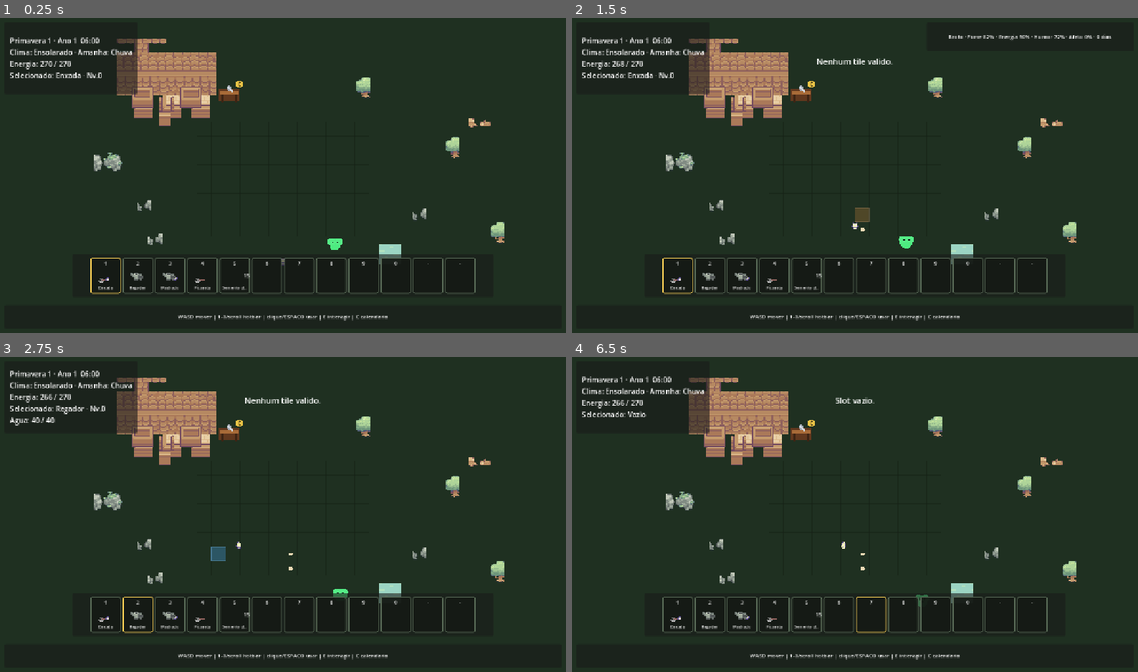
Above: before the commit, frames 1-4 (two rows, left to right).
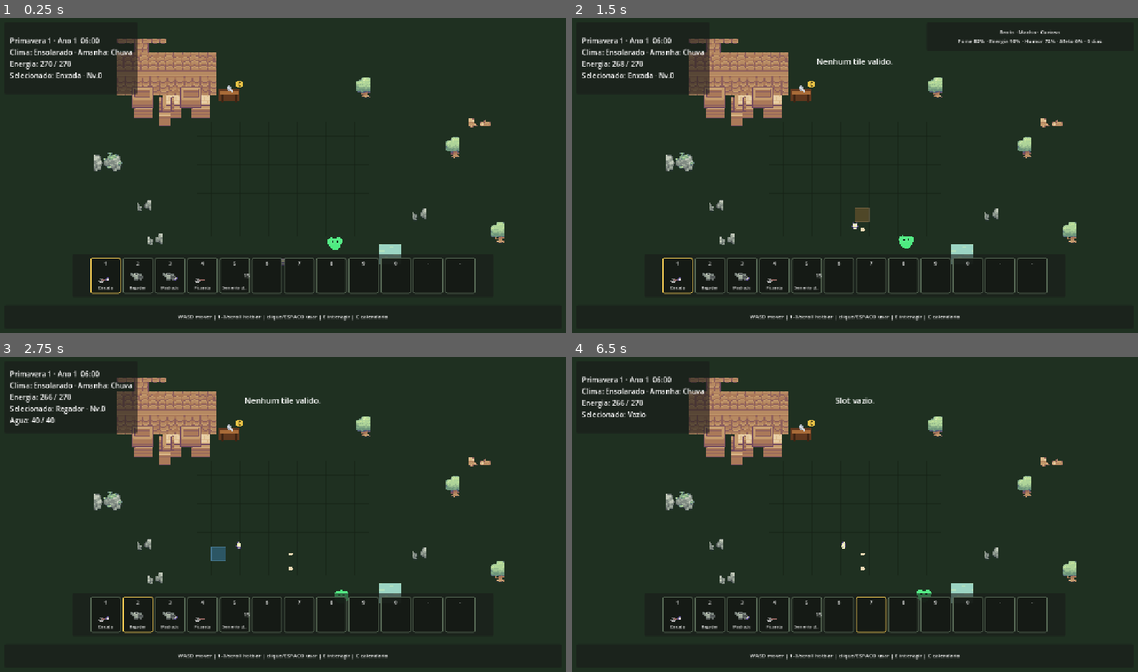
Above: after the commit, the same moments.

Repository: HelioConde/GameSlime
Game: Godot game, scene res://scenes/world/main.tscn
Two runs of this game, one before a commit and one after it. Both use one fixed random seed, a clock stepped at 60 frames per second and the inputs below.
Inputs (mouse positions are in pixels of both pictures, inside the frame that each line leads up to):
- Up to frame 1 (0.25 s): no input
- Up to frame 2 (1.5 s): tap Enter at 0.5 s; move the mouse to (826, 238) at 0.52 s; hold W from 0.53 s (still down); tap E at 0.6 s; click (826, 238) at 0.67 s; tap Space at 0.77 s; move the mouse to (1024, 222) at 1.27 s; tap 1 at 1.35 s
- Up to frame 3 (2.75 s): tap Space at 1.52 s; move the mouse to (113, 467) at 2.02 s; release W at 2.03 s; hold A from 2.03 s (still down); tap 2 at 2.1 s
- Up to frame 4 (6.5 s): move the mouse to (883, 514) at 2.77 s; tap 3 at 2.85 s; click (883, 514) at 2.92 s; tap Space at 3.02, 3.5, 3.77, 4.52, 5, 6.02 s; move the mouse to (770, 432) at 3.52 s; release A at 3.53 s; hold S 3.53-4.28 s; tap 4 at 3.6 s; tap Enter at 4.25 s; move the mouse to (979, 498) at 4.27 s; hold D 4.28-5.03 s; tap 5 at 4.35 s; move the mouse to (741, 530) at 5.02 s; hold W 5.03-5.78 s; tap 6 at 5.1 s; click (741, 530) at 5.17 s; move the mouse to (911, 445) at 5.77 s; hold D from 5.78 s (still down); tap 7 at 5.85 s

The runs differ from the first frame. In frame 1, less than 0.1% of the frame differs, in the area x 58-61%, y 69-74%; in frame 2, 0.4%, in the area x 58-96%, y 3-71%; in frame 3, less than 0.1%; in frame 4, less than 0.1%.

Commit message:
feat: add slime personality sex and genetic traits

Diff:
--- a/scripts/entities/slimes/slime_creature.gd
+++ b/scripts/entities/slimes/slime_creature.gd
@@ -1,5 +1,17 @@
 class_name SlimeCreature
 extends CharacterBody2D
+
+enum BiologicalSex {
+	MALE,
+	FEMALE,
+}
+
+enum Personality {
+	CURIOUS,
+	CALM,
+	PLAYFUL,
+	SHY,
+}
 
 signal needs_changed(slime: SlimeCreature)
 signal affection_changed(slime: SlimeCreature, affection: float)
@@ -13,6 +25,14 @@
 @export var move_speed: float = 38.0
 @export var wander_radius: float = 110.0
 @export var interaction_radius: float = 48.0
+@export var biological_sex: BiologicalSex = BiologicalSex.MALE
+@export var personality: Personality = Personality.CURIOUS
+
+@export_group("Genetics")
+@export_range(0.75, 1.35, 0.01) var gene_size: float = 1.0
+@export_range(0.75, 1.35, 0.01) var gene_metabolism: float = 1.0
+@export_range(0.75, 1.35, 0.01) var gene_vitality: float = 1.0
+@export_range(0.75, 1.50, 0.01) var gene_production: float = 1.0
 
 @export_group("Needs")
 @export_range(0.0, 100.0, 0.1) var starting_satiety: float = 82.0
@@ -84,21 +104,60 @@
 		return "%s ja recebeu carinho hoje. Afeto %.0f%%" % [display_name, affection]
 
 	last_petted_day = GameClock.day
-	affection = minf(affection + 4.0, 100.0)
-	happiness = minf(happiness + 6.0, 100.0)
+	var affection_gain := 4.0
+	var happiness_gain := 6.0
+
+	match personality:
+		Personality.PLAYFUL:
+			affection_gain = 6.0
+			happiness_gain = 9.0
+		Personality.SHY:
+			affection_gain = 2.5
+			happiness_gain = 4.0
+		Personality.CALM:
+			happiness_gain = 5.0
+
+	affection = minf(affection + affection_gain, 100.0)
+	happiness = minf(happiness + happiness_gain, 100.0)
 	affection_changed.emit(self, affection)
 	needs_changed.emit(self)
 
 	return "Voce fez carinho em %s. Afeto %.0f%%" % [display_name, affection]
 
 func get_status_text() -> String:
-	return "%s · Fome %.0f%% · Energia %.0f%% · Humor %.0f%% · Afeto %.0f%% · %d dias" % [
+	return "%s · %s · %s\nFome %.0f%% · Energia %.0f%% · Humor %.0f%% · Afeto %.0f%% · %d dias" % [
 		display_name,
+		get_sex_name(),
+		get_personality_name(),
 		satiety,
 		energy,
 		happiness,
 		affection,
 		age_days,
+	]
+
+func get_personality_name() -> String:
+	match personality:
+		Personality.CURIOUS:
+			return "Curioso"
+		Personality.CALM:
+			return "Calmo"
+		Personality.PLAYFUL:
+			return "Brincalhao"
+		Personality.SHY:
+			return "Timido"
+		_:
+			return "Slime"
+
+func get_sex_name() -> String:
+	return "Macho" if biological_sex == BiologicalSex.MALE else "Femea"
+
+func get_genetics_text() -> String:
+	return "Tam %.2f · Met %.2f · Vit %.2f · Prod %.2f" % [
+		gene_size,
+		gene_metabolism,
+		gene_vitality,
+		gene_production,
 	]
 
 func get_save_data() -> Dictionary:
@@ -113,6 +172,13 @@
 		"affection": affection,
 		"age_days": age_days,
 		"last_petted_day": last_petted_day,
+		"biological_sex": biological_sex,
+		"personality": personality,
+		"gene_size": gene_size,
+		"gene_metabolism": gene_metabolism,
+		"gene_vitality": gene_vitality,
+		"gene_production": gene_production,
+		"slime_color": [slime_color.r, slime_color.g, slime_color.b, slime_color.a],
 	}
 
 func load_save_data(data: Dictionary) -> void:
@@ -132,6 +198,22 @@
 	affection = clampf(float(data.get("affection", starting_affection)), 0.0, 100.0)
 	age_days = maxi(int(data.get("age_days", 0)), 0)
 	last_petted_day = int(data.get("last_petted_day", -1))
+	biological_sex = clampi(int(data.get("biological_sex", biological_sex)), BiologicalSex.MALE, BiologicalSex.FEMALE)
+	personality = clampi(int(data.get("personality", personality)), Personality.CURIOUS, Personality.SHY)
+	gene_size = clampf(float(data.get("gene_size", gene_size)), 0.75, 1.35)
+	gene_metabolism = clampf(float(data.get("gene_metabolism", gene_metabolism)), 0.75, 1.35)
+	gene_vitality = clampf(float(data.get("gene_vitality", gene_vitality)), 0.75, 1.35)
+	gene_production = clampf(float(data.get("gene_production", gene_production)), 0.75, 1.50)
+
+	var saved_color: Array = data.get("slime_color", [])
+	if saved_color.size() >= 4:
+		slime_color = Color(
+			float(saved_color[0]),
+			float(saved_color[1]),
+			float(saved_color[2]),
+			float(saved_color[3])
+		)
+
 	_choose_wander_target()
 	needs_changed.emit(self)
 	queue_redraw()
@@ -149,7 +231,18 @@
 		return
 
 	var direction := global_position.direction_to(_wander_target)
-	velocity = direction * move_speed
+	var personality_speed := 1.0
+	match personality:
+		Personality.CURIOUS:
+			personality_speed = 1.12
+		Personality.CALM:
+			personality_speed = 0.82
+		Personality.PLAYFUL:
+			personality_speed = 1.18
+		Personality.SHY:
+			personality_speed = 0.90
+
+	velocity = direction * move_speed * personality_speed
 
 func _choose_wander_target() -> void:
 	var angle := _rng.randf_range(0.0, TAU)
@@ -164,10 +257,10 @@
 	affection_changed.emit(self, affection)
 
 func _on_time_changed(_day: int, _hour: int, _minute: int) -> void:
-	satiety = maxf(satiety - 0.18, 0.0)
+	satiety = maxf(satiety - (0.18 * gene_metabolism), 0.0)
 
 	if velocity.length_squared() > 1.0:
-		energy = maxf(energy - 0.10, 0.0)
+		energy = maxf(energy - (0.10 / gene_vitality), 0.0)
 	else:
 		energy = minf(energy + 0.03, 100.0)
 
@@ -180,7 +273,7 @@
 
 func _on_day_started(_day: int) -> void:
 	age_days += 1
-	energy = minf(energy + 32.0, 100.0)
+	energy = minf(energy + (32.0 * gene_vitality), 100.0)
 
 	if satiety >= 55.0 and happiness >= 55.0:
 		_create_daily_product()
@@ -194,16 +287,19 @@
 
 	get_parent().add_child(drop)
 	drop.global_position = global_position + Vector2(_rng.randf_range(-12.0, 12.0), 12.0)
-	drop.configure(&"slime_gel", 1, slime_color)
-	product_created.emit(self, &"slime_gel", 1)
+	var amount := 2 if gene_production >= 1.20 else 1
+	drop.configure(&"slime_gel", amount, slime_color)
+	product_created.emit(self, &"slime_gel", amount)
 
 func _draw() -> void:
 	var squash := sin(_bounce_time * 4.0) * 1.2
-	var body_y := 14.0 - squash
+	var body_y := (14.0 - squash) * gene_size
+	var side_offset := 8.0 * gene_size
+	var lobe_radius := 8.5 * gene_size
 
 	draw_circle(Vector2(0, 2 + squash), body_y, slime_color)
-	draw_circle(Vector2(-8, -4 + squash), 8.5, slime_color.lightened(0.05))
-	draw_circle(Vector2(8, -4 + squash), 8.5, slime_color.lightened(0.05))
+	draw_circle(Vector2(-side_offset, -4 + squash), lobe_radius, slime_color.lightened(0.05))
+	draw_circle(Vector2(side_offset, -4 + squash), lobe_radius, slime_color.lightened(0.05))
 
 	draw_circle(Vector2(-5, -3 + squash), 2.0, Color(0.06, 0.08, 0.07))
 	draw_circle(Vector2(5, -3 + squash), 2.0, Color(0.06, 0.08, 0.07))
